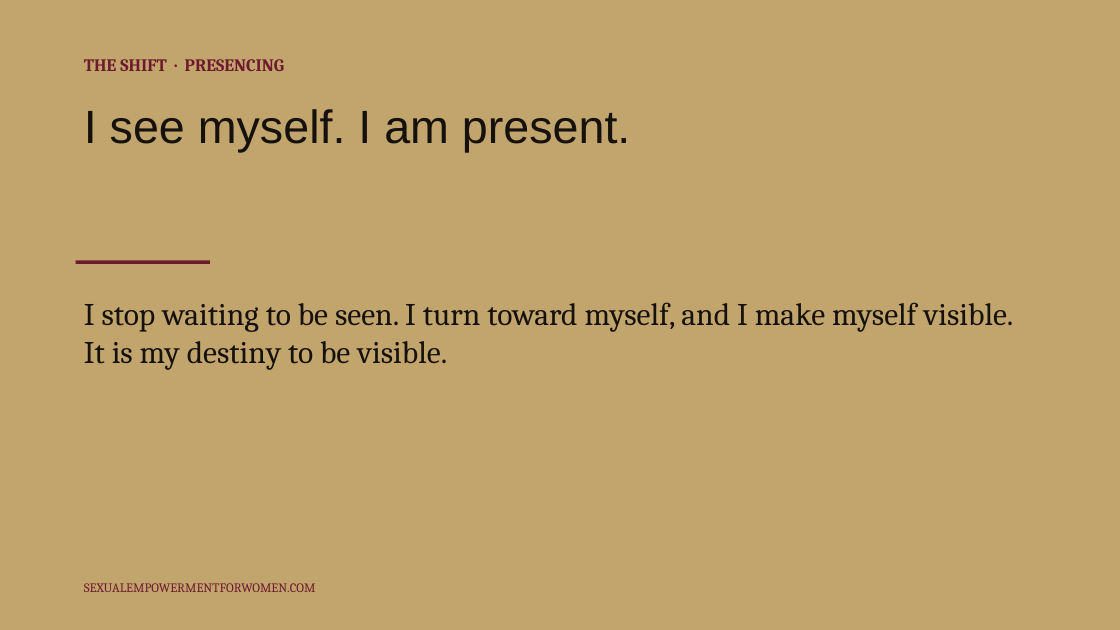
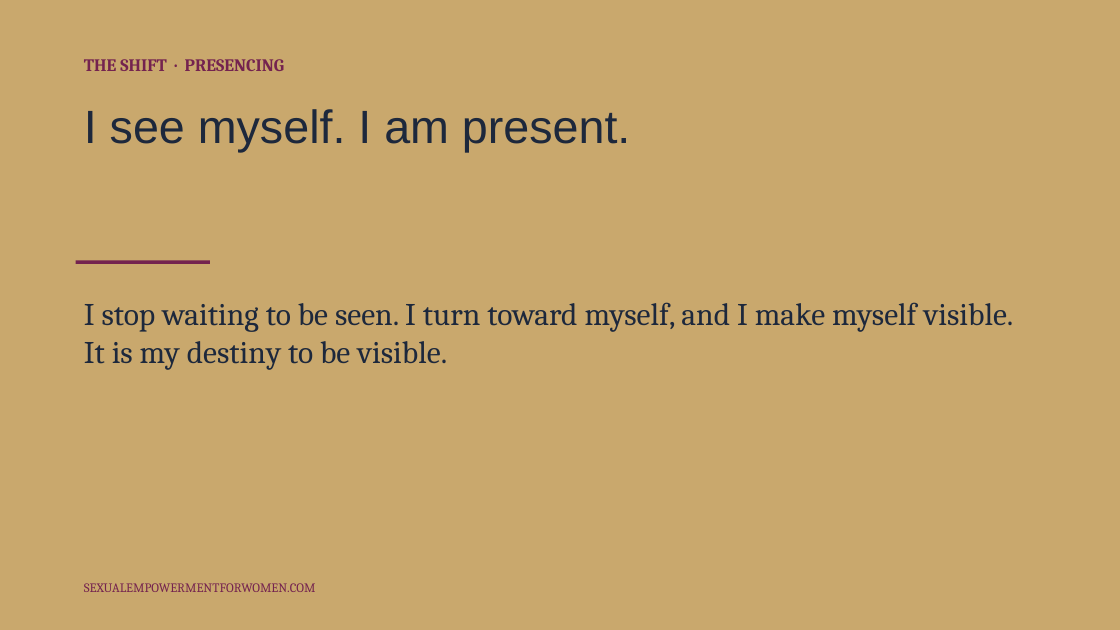
Before and after one commit to tarisha-starr/GitHub-folder, a slide deck: slide 1 of content/sessions/slides/Matrix-Slides-Invisible-to-Present.pptx. Drawn at 1120x630 pixels with LibreOffice and Linux fonts; fonts in the diff are those of the drawing. Boxes give left, top, right and bottom in pixels: in the first picture for what was removed or moved away, otherwise in the second. Text is boxed around its words. In the diff, an @@ line names an element or a change of style, - is before the commit and + after.

```diff
--- a/content/sessions/slides/Matrix-Slides-Invisible-to-Present.pptx
+++ b/content/sessions/slides/Matrix-Slides-Invisible-to-Present.pptx
@@ background #C2A46D to #C9A86D @@
@@ text "THE SHIFT · PRESENCING" at [84, 59, 284, 71]: text colour #6E1A2E to #74234F @@
@@ text "I see myself. I am ..." at [84, 109, 630, 152]: text colour #15110D to #1D283C @@
@@ rectangle at [76, 260, 210, 264]: fill #6E1A2E to #74234F @@
@@ text "I stop waiting to be ..." at [84, 302, 1014, 370]: text colour #15110D to #1D283C @@
@@ text "SEXUALEMPOWERMENTFORWOMEN.COM" at [84, 583, 316, 592]: text colour #6E1A2E to #74234F @@
```
Also in this commit, not shown: 1 other slide changed, 9 other files.
